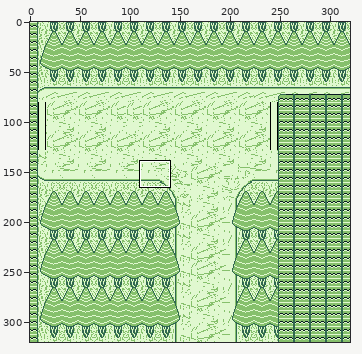
Edited in one commit: sprite sheet (assets/backgrounds/luna overworld 0A.png). Above, an overview of the earlier version with the close-up marked.
Close-up. Earlier state:
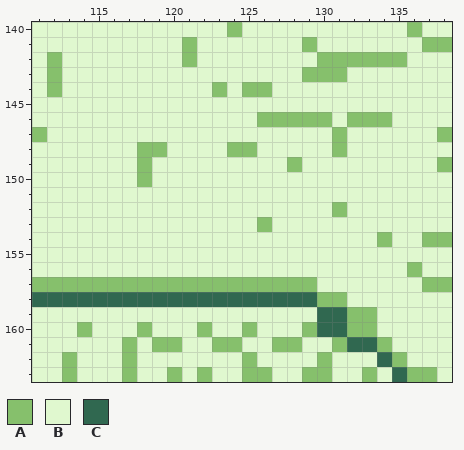
The file is 320x320 pixels. Shown: x 111..138, y 140..163.
Palette (. is transparent): A #86c06c  B #e0f8cf  C #306850
Pixels before, first column x 111:
140 BBBBBBBBBBBBBABBBBBBBBBBBABB
141 BBBBBBBBBBABBBBBBBABBBBBBBAA
142 BABBBBBBBBABBBBBBBBAAAAAABBB
143 BABBBBBBBBBBBBBBBBAAABBBBBBB
144 BABBBBBBBBBBABAABBBBBBBBBBBB
145 BBBBBBBBBBBBBBBBBBBBBBBBBBBB
146 BBBBBBBBBBBBBBBAAAAABAAABBBB
147 ABBBBBBBBBBBBBBBBBBBABBBBBBA
148 BBBBBBBAABBBBAABBBBBABBBBBBB
149 BBBBBBBABBBBBBBBBABBBBBBBBBA
150 BBBBBBBABBBBBBBBBBBBBBBBBBBB
151 BBBBBBBBBBBBBBBBBBBBBBBBBBBB
152 BBBBBBBBBBBBBBBBBBBBABBBBBBB
153 BBBBBBBBBBBBBBBABBBBBBBBBBBB
154 BBBBBBBBBBBBBBBBBBBBBBBABBAA
155 BBBBBBBBBBBBBBBBBBBBBBBBBBBB
156 BBBBBBBBBBBBBBBBBBBBBBBBBABB
157 AAAAAAAAAAAAAAAAAAABBBBBBBAA
158 CCCCCCCCCCCCCCCCCCCAABBBBBBB
159 BBBBBBBBBBBBBBBBBBBCCAABBBBB
160 BBBABBBABBBABBABBBACCAABBBBB
161 BBBBBBABAABBAABBAABBACCABBBB
162 BBABBBABBBBBBBABBBBABBBCABBB
163 BBABBBABBABABBAABBAABBABCAAB
And afterwards:
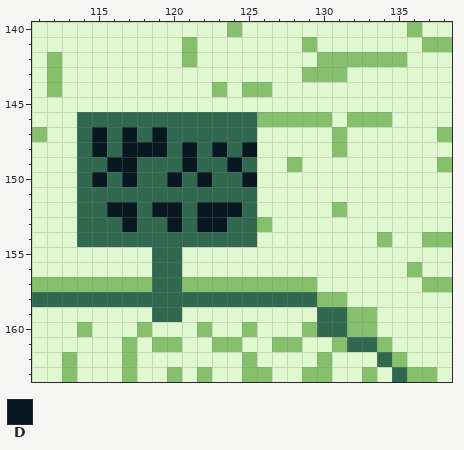
Colours new in this view: D #071821
The edit:
y 146: x 114..125 BBBBBBBBBBBB -> CCCCCCCCCCCC
y 147: x 114..125 BBBBBBBBBBBB -> CDCDCDCCCCCC
y 148: x 114..125 BBBBAABBBBAA -> CDCDDDCDCDCD
y 149: x 114..125 BBBBABBBBBBB -> CCDDCCCDCCDC
y 150: x 114..125 BBBBABBBBBBB -> CDCDCCDCDCCD
y 151: x 114..125 BBBBBBBBBBBB -> CCCCCCCCCCCC
y 152: x 114..125 BBBBBBBBBBBB -> CCDDCDDCDDDC
y 153: x 114..125 BBBBBBBBBBBB -> CCCDCCDCDDCC
y 154: x 114..125 BBBBBBBBBBBB -> CCCCCCCCCCCC
y 155..156: x 119..120 BB -> CC
y 157: x 119..120 AA -> CC
y 159: x 119..120 BB -> CC
Boxes around the changes in both close-ups, in picture pixels (x1, y1, x2, y2):
changed: (77, 112, 257, 322)
